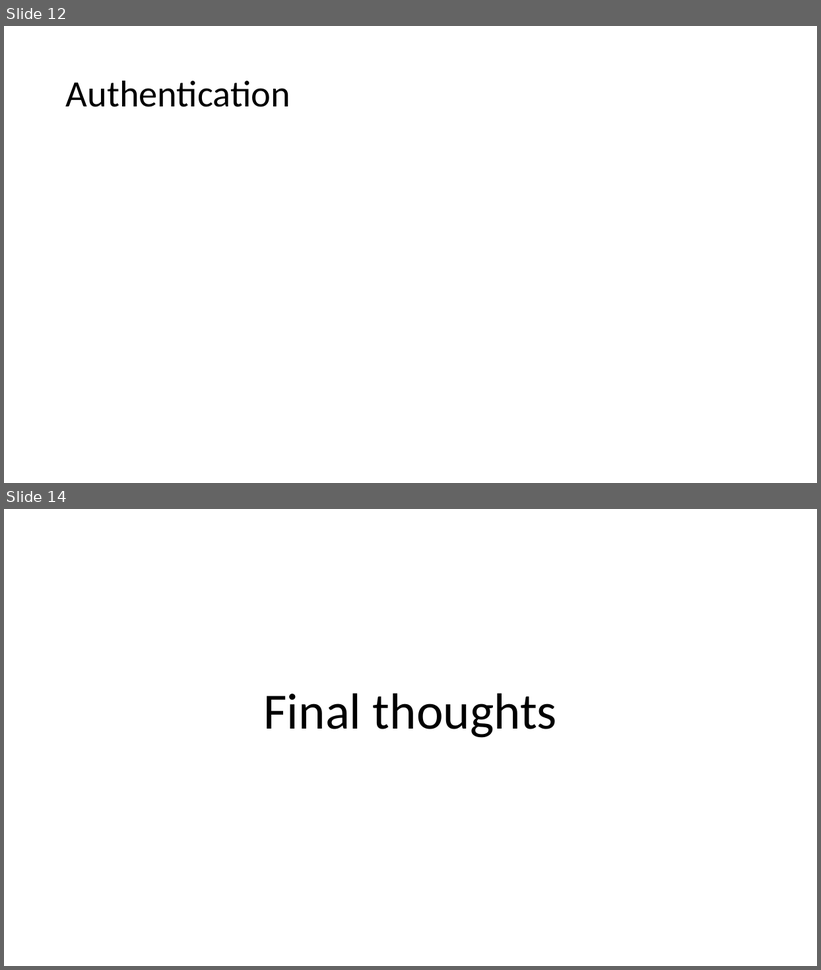
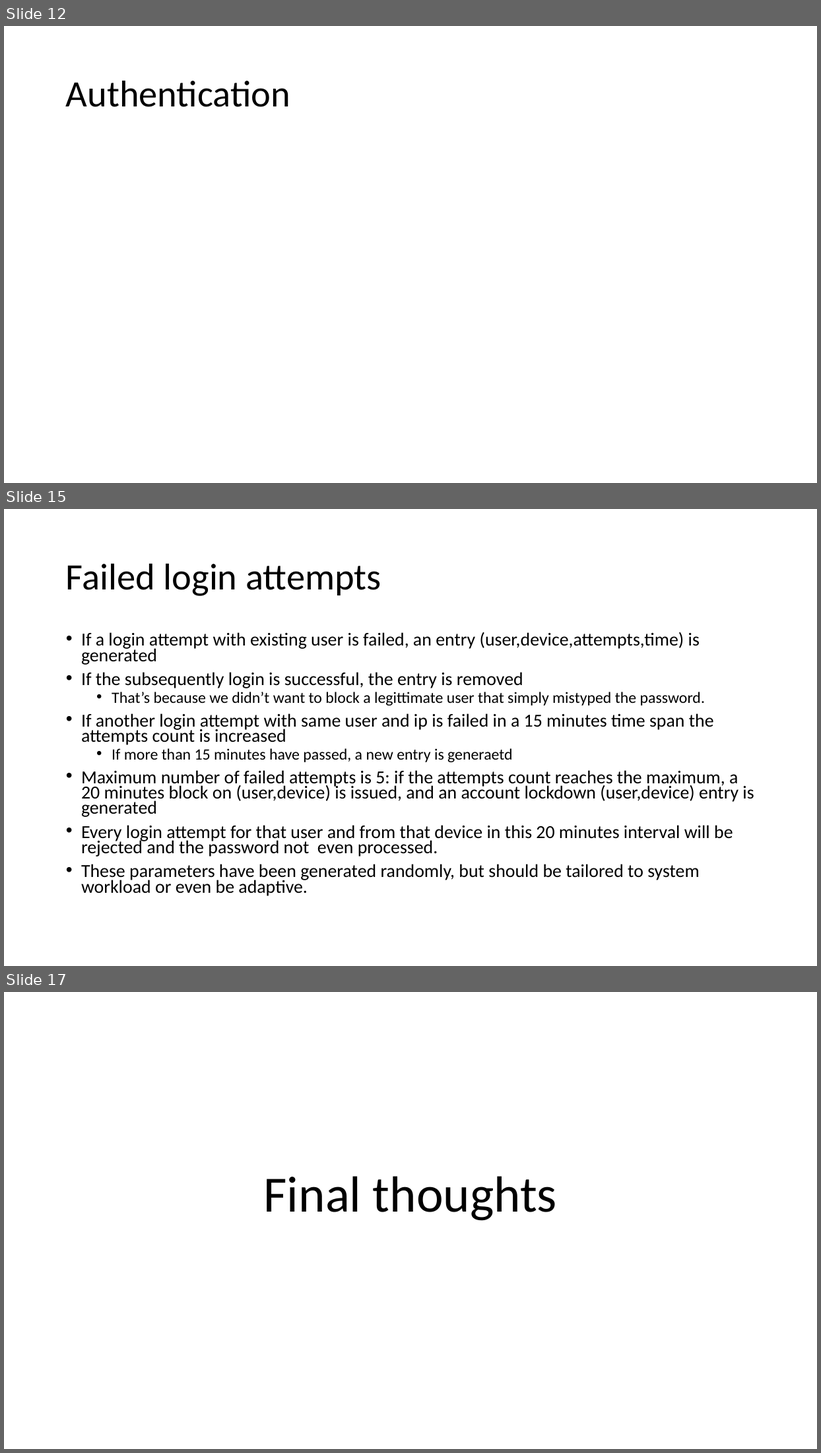
Before and after one commit to fparricelli/Encrypted-data-exchange-between-two-Arduino-boards-using-Symmetric-Encryption, a slide deck: Documentazione e cose così/Slide_concettuali_Luca.pptx. Shown one above the other, each under a label of ours: slides 12 and 14 before the commit, slides 12, 15 and 17 after it; the slides between them are not shown. The pictures are 821x970 and 821x1453 pixels, drawn with LibreOffice and Linux fonts; fonts in the diff are those of the drawing. Boxes give left, top, right and bottom in pixels: in the first picture for what was removed or moved away, otherwise in the second. Text is boxed around its words. In the diff, an @@ line names an element or a change of style, - is before the commit and + after.

```diff
--- a/Documentazione e cose così/Slide_concettuali_Luca.pptx
+++ b/Documentazione e cose così/Slide_concettuali_Luca.pptx
@@ slide 15 added at (4, 509, 817, 966), background #FFFFFF @@
@@ title added at (66, 563, 381, 596), 44 pt, text #000000 @@
+Failed login attempts
@@ text added at (81, 632, 754, 896), 21.7 pt, text #000000 @@
+• If a login attempt with existing user is failed, an entry (user,device,attempts,time) is generated
+• If the subsequently login is successful, the entry is removed
+  • That’s because we didn’t want to block a legittimate user that simply mistyped the password.
+• If another login attempt with same user and ip is failed in a 15 minutes time span the attempts count is increased
+  • If more than 15 minutes have passed, a new entry is generaetd
+• Maximum number of failed attempts is 5: if the attempts count reaches the maximum, a 20 minutes block on (user,device) is issued, and an account lockdown (user,device) entry is generated
+• Every login attempt for that user and from that device in this 20 minutes interval will be rejected and the password not even processed.
+• These parameters have been generated randomly, but should be tailored to system workload or even be adaptive.
@@ what was slide 14 is now slide 17 @@
```
Also in this commit, not shown: 5 slides changed, 2 other slides added, 1 other file.
